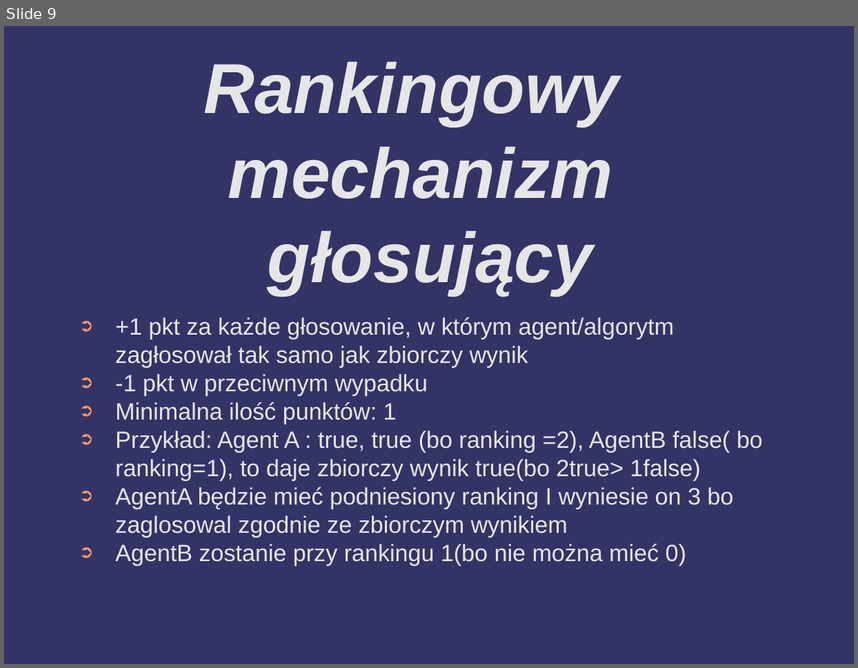
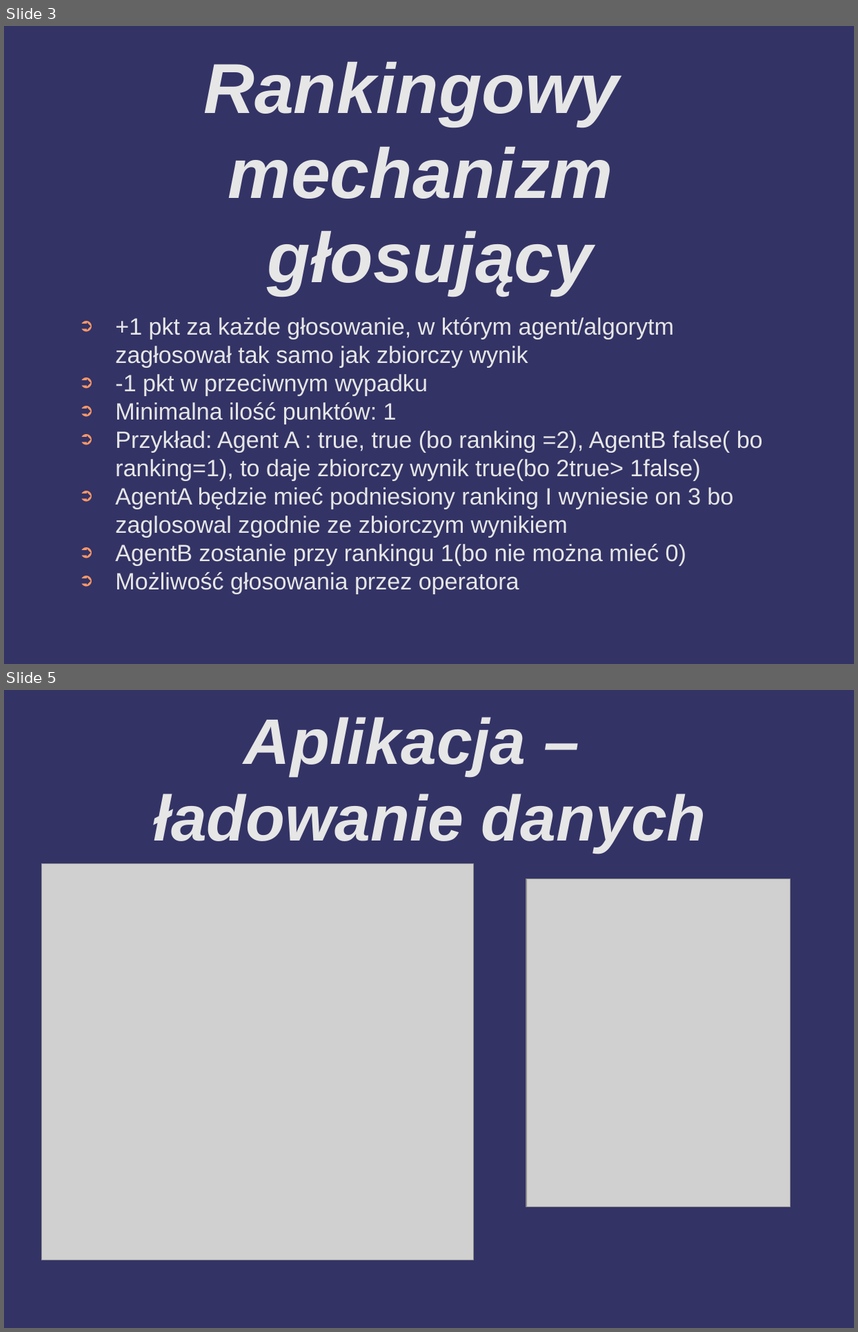
Before and after one commit to barimale/HackNation2025-anomaly-detector, a slide deck: presentation/hackNation2025 - prezentacja - Mateusz Wolnica.odp. Shown one above the other, each under a label of ours: slide 9 before the commit, slides 3 and 5 after it; the slides between them are not shown. The pictures are 858x668 and 858x1332 pixels, drawn with LibreOffice and Linux fonts; fonts in the diff are those of the drawing; grey boxes stand for pictures; background and template pictures are left out. Boxes give left, top, right and bottom in pixels: in the first picture for what was removed or moved away, otherwise in the second. Text is boxed around its words. In the diff, an @@ line names an element or a change of style, - is before the commit and + after.

```diff
--- a/presentation/hackNation2025 - prezentacja - Mateusz Wolnica.odp
+++ b/presentation/hackNation2025 - prezentacja - Mateusz Wolnica.odp
@@ slide 5 added at (x1=4, y1=690, x2=854, y2=1328), background #333366 @@
@@ title added at (x1=153, y1=717, x2=706, y2=853), 60 pt, text #E6E6E6, bold, italic @@
+Aplikacja –
+ładowanie danych
@@ picture added at (x1=42, y1=864, x2=474, y2=1260) @@
@@ picture added at (x1=526, y1=879, x2=791, y2=1207) @@
@@ what was slide 9 is now slide 3 @@
@@ slide 3 changed as well @@
@@ text at (x1=115, y1=572, x2=519, y2=593): paragraph added @@
+➲ Możliwość głosowania przez operatora
```
Also in this commit, not shown: 2 other slides changed, 3 other slides added, 13 slides removed, 26 other files.
